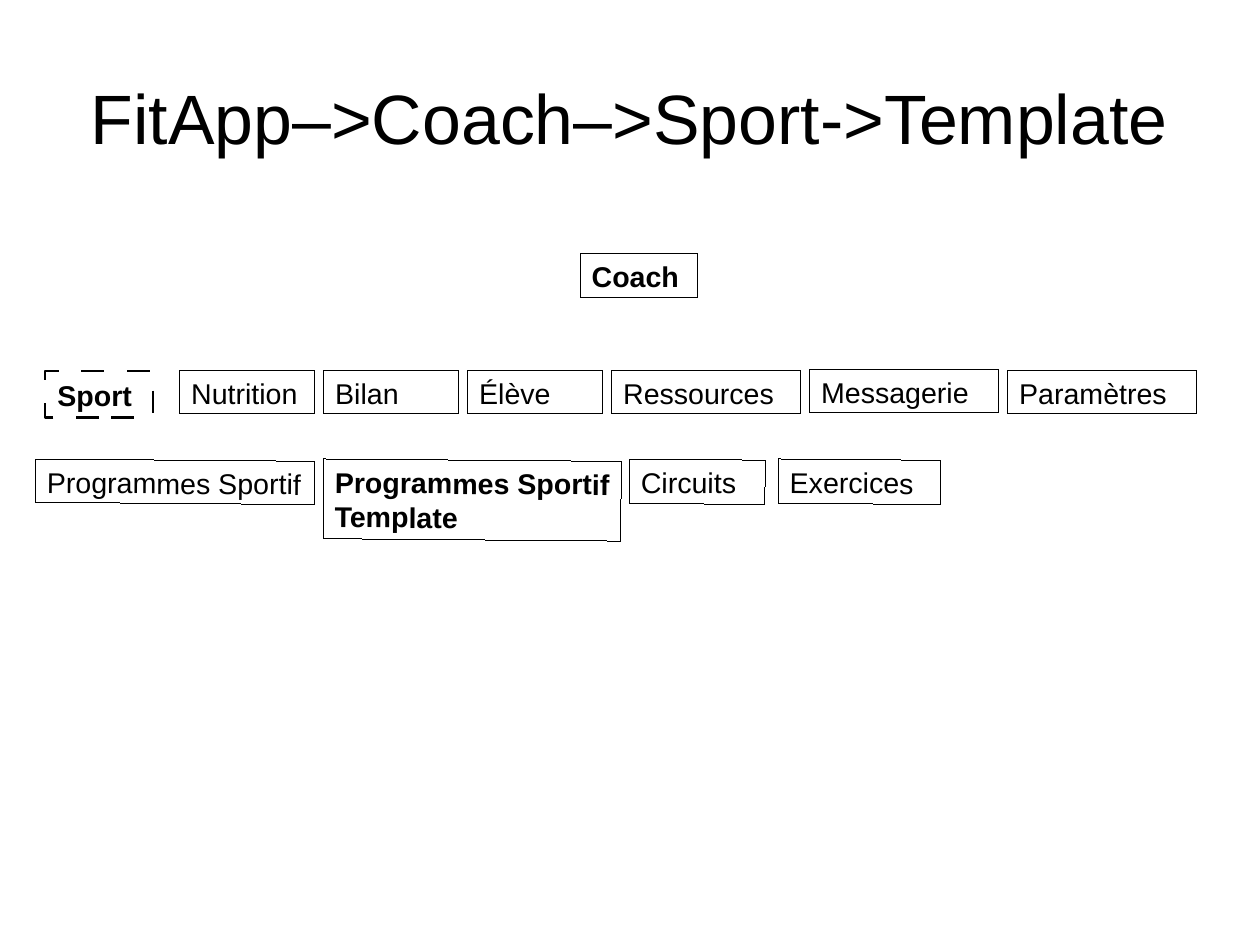
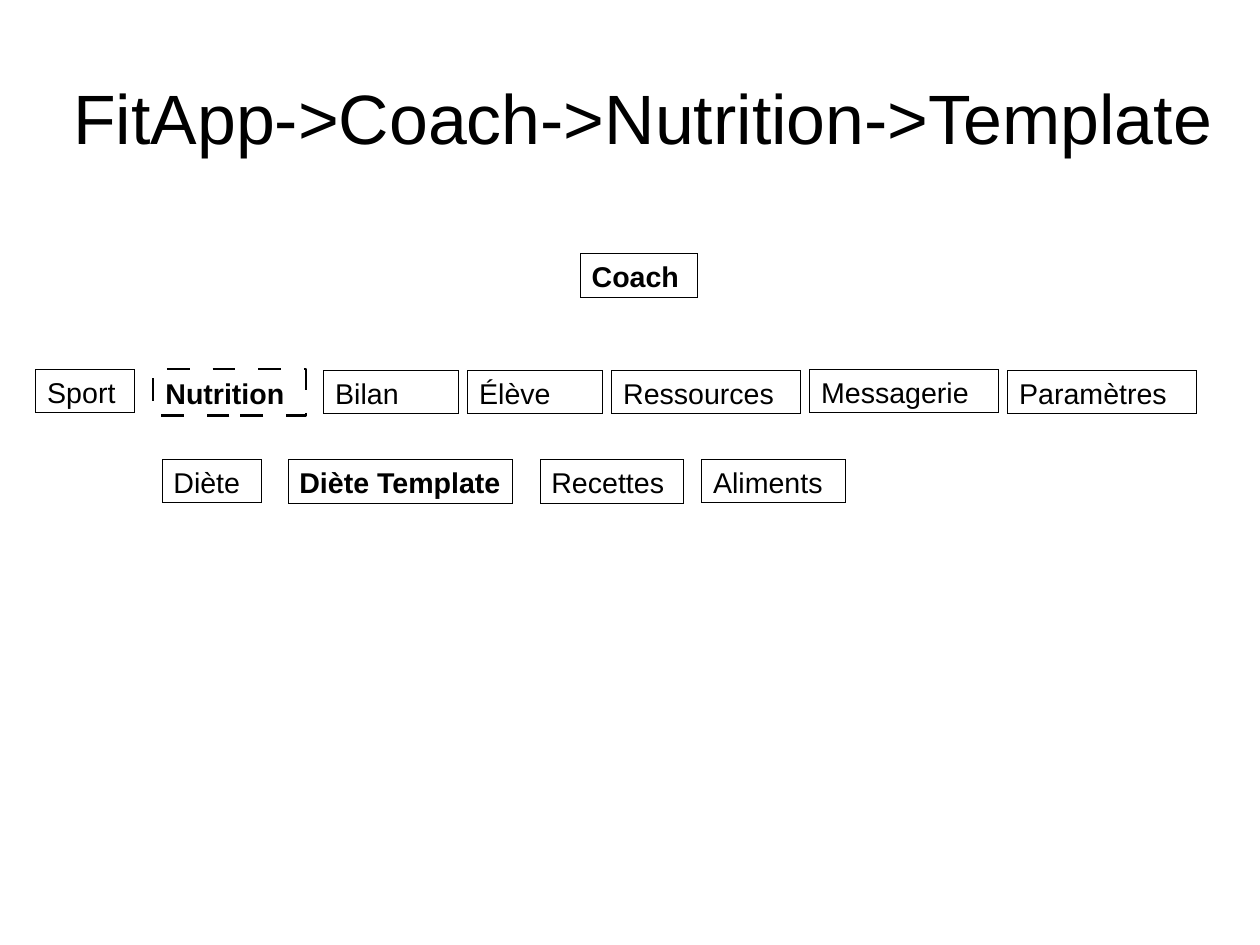
Before and after one commit to NicolasGavard/WebVysionSportV2, a slide deck: slide 15 of Documentations/FitApp - Nutrition v1.02.odp. Drawn at 1260x945 pixels with LibreOffice and Linux fonts; fonts in the diff are those of the drawing. Boxes give left, top, right and bottom in pixels: in the first picture for what was removed or moved away, otherwise in the second. Text is boxed around its words. In the diff, an @@ line names an element or a change of style, - is before the commit and + after.

Commit message:
Doc Nutrition

```diff
--- a/Documentations/FitApp - Nutrition v1.02.odp
+++ b/Documentations/FitApp - Nutrition v1.02.odp
@@ title at [73, 93, 1212, 157]: text changed @@
-FitApp–>Coach–>Sport->Template
+FitApp->Coach->Nutrition->Template
@@ rectangle "Sport": place and size @@
-rectangle "Sport" at [45, 370, 152, 417]
+rectangle "Sport" at [35, 369, 135, 413]
@@ rectangle "Sport" at [35, 369, 135, 413]: bold off; outline #000000 1.5 pt to #000000 0 pt @@
@@ rectangle "Nutrition": place and size @@
-rectangle "Nutrition" at [180, 370, 314, 414]
+rectangle "Nutrition" at [153, 369, 306, 416]
@@ rectangle "Nutrition" at [153, 369, 306, 416]: bold on; outline #000000 0 pt to #000000 1.5 pt @@
@@ rectangle removed at [35, 460, 315, 505] @@
-Programmes Sportif
@@ rectangle added at [162, 460, 262, 503], outline #000000 0 pt, 18 pt, text #000000 @@
+Diète
@@ rectangle "Diète Template": place and size @@
-rectangle "Diète Template" at [323, 459, 621, 542]
+rectangle "Diète Template" at [288, 460, 513, 504]
@@ text in rectangle at [299, 472, 500, 498]: text changed @@
-Programmes Sportif
-Template
+Diète Template
@@ rectangle added at [541, 460, 685, 504], outline #000000 0 pt, 18 pt, text #000000 @@
+Recettes
@@ rectangle removed at [630, 459, 765, 505] @@
-Circuits
@@ rectangle added at [702, 460, 846, 503], outline #000000 0 pt, 18 pt, text #000000 @@
+Aliments
@@ rectangle removed at [778, 459, 941, 505] @@
-Exercices
```
Also in this commit, not shown: 14 other slides changed, 6 slides added, 6 slides removed, 1 other file.
